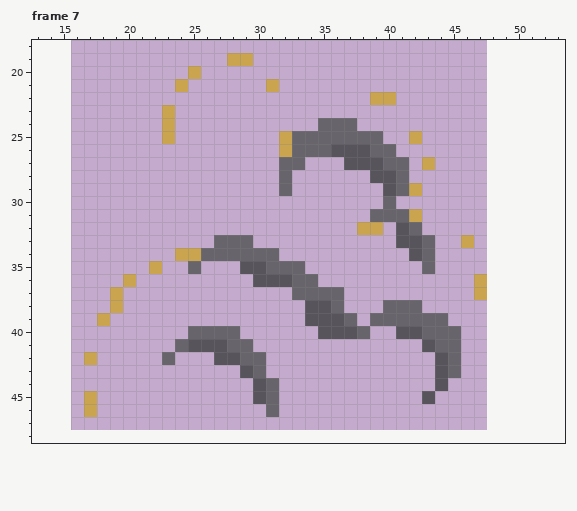
File history of a pixel-art file, res/enemies/spider/spider_explode.ase. Above is the file before it was changed.
32x32 pixels, 8 frames. Shown: frame 7: x 13..53, y 18..48. The old version is drawn lined up with the new one, on the new canvas. The commit also changed other frames, which this record leaves out.
And afterwards:
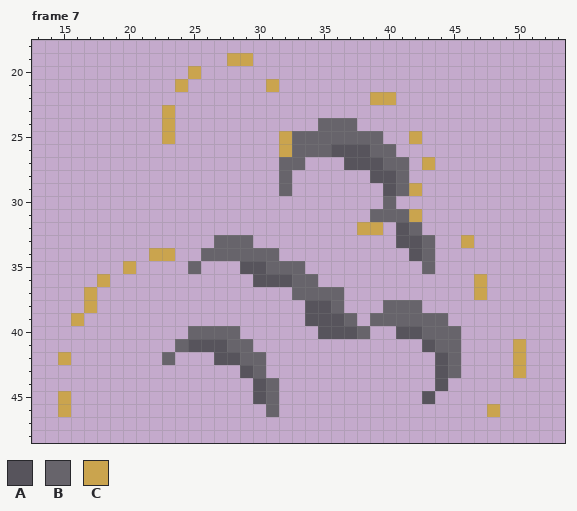
Palette (. is transparent): A #57545c  B #67646b  C #caa44e
Diff:
canvas 32x32 -> 64x64, the old top-left corner now at 16,16
--- frame 7
@@ x 13..53 @@
 33 ..............BBB...........AAB..C.......
-34 ...........CCBBBBBB..........AB..........
-35 .........C..B...AABBB.........B..........
-36 .......C.........AAABB............C......
-37 ......C.............BBBB..........C......
-38 ......C..............AAB...BBB...........
-39 .....C...............AAAB.BBBBBB.........
+34 .........CC..BBBBBB..........AB..........
+35 .......C....B...AABBB.........B..........
+36 .....C...........AAABB............C......
+37 ....C...............BBBB..........C......
+38 ....C................AAB...BBB...........
+39 ...C.................AAAB.BBBBBB.........
 40 ............BBBB......AAAB..AABBB........
-41 ...........BAAABB.............ABB........
-42 ....C.....B...AABB.............AB........
-43 ................AB.............AB........
+41 ...........BAAABB.............ABB....C...
+42 ..C.......B...AABB.............AB....C...
+43 ................AB.............AB....C...
 44 .................AB............A.........
-45 ....C............AB...........A..........
-46 ....C.............B......................
+45 ..C..............AB...........A..........
+46 ..C...............B................C.....
 47 .........................................
